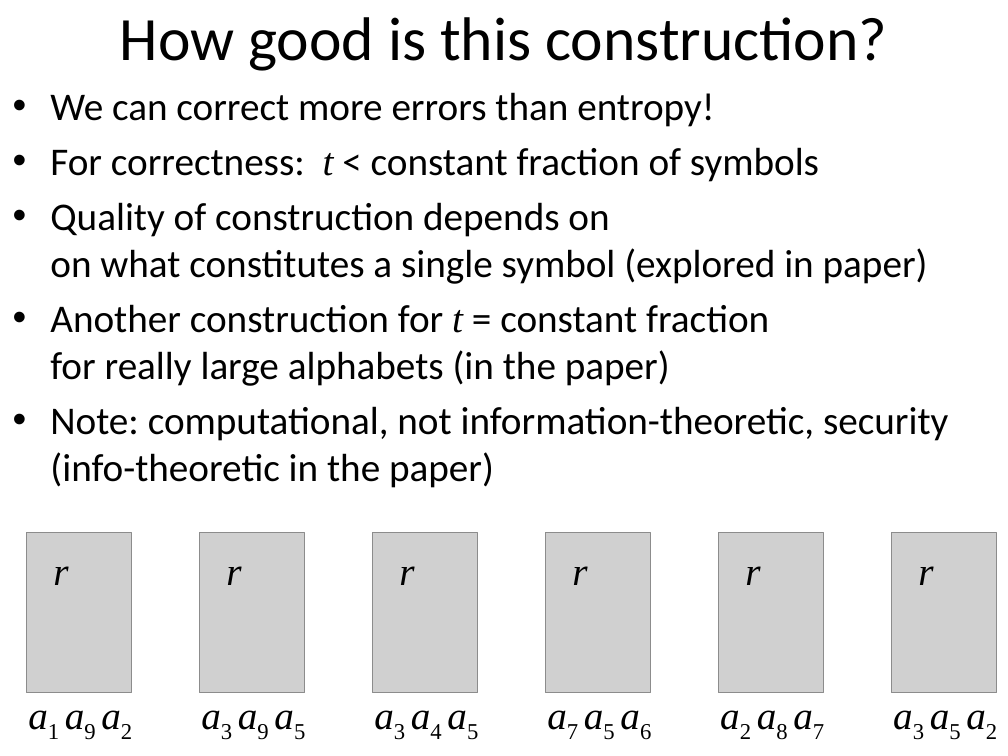
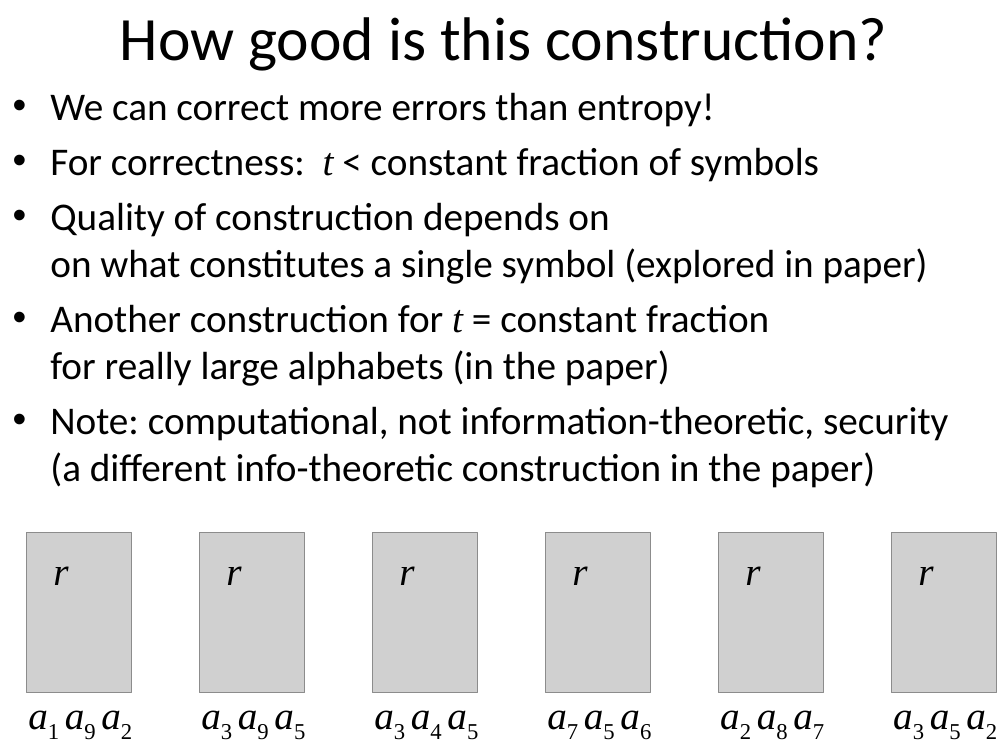
Before and after one commit to xianruimeng/comp-fuzzy-ext, a slide deck: slide 25 of constantRate/MoreErrorsThanEntropy-Allerton.pptx. Drawn at 1008x756 pixels with LibreOffice and Linux fonts; fonts in the diff are those of the drawing; grey boxes stand for pictures. Boxes give left, top, right and bottom in pixels: in the first picture for what was removed or moved away, otherwise in the second. Text is boxed around its words. In the diff, an @@ line names an element or a change of style, - is before the commit and + after.

```diff
--- a/constantRate/MoreErrorsThanEntropy-Allerton.pptx
+++ b/constantRate/MoreErrorsThanEntropy-Allerton.pptx
@@ text at (50, 406, 948, 488): text changed @@
-• Note: computational, not information-theoretic, security
-  (info-theoretic in the paper)
+• Note: computational, not information-theoretic, security
+  (a different info-theoretic construction in the paper)
```
Also in this commit, not shown: 9 other slides changed.
